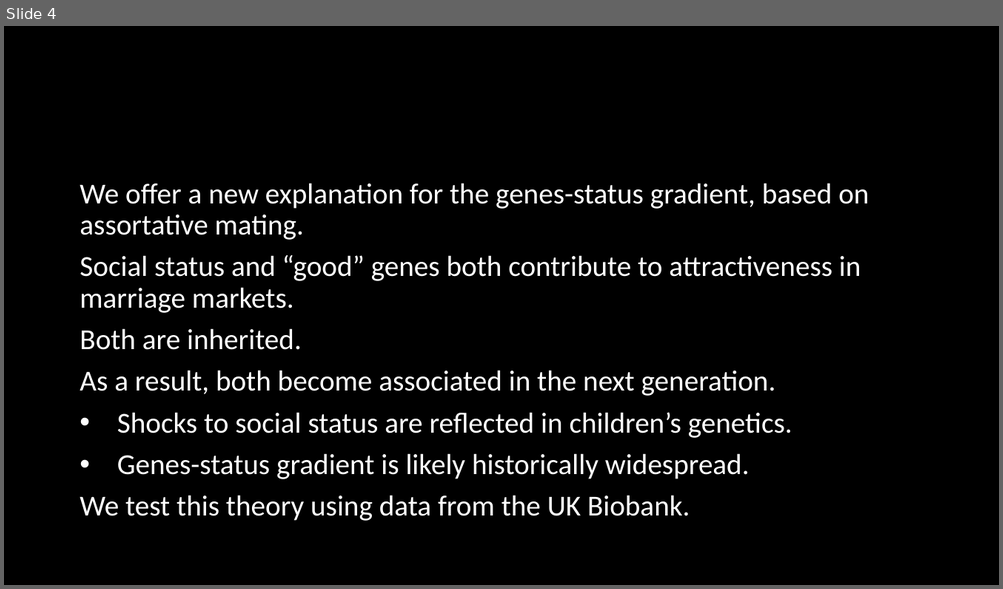
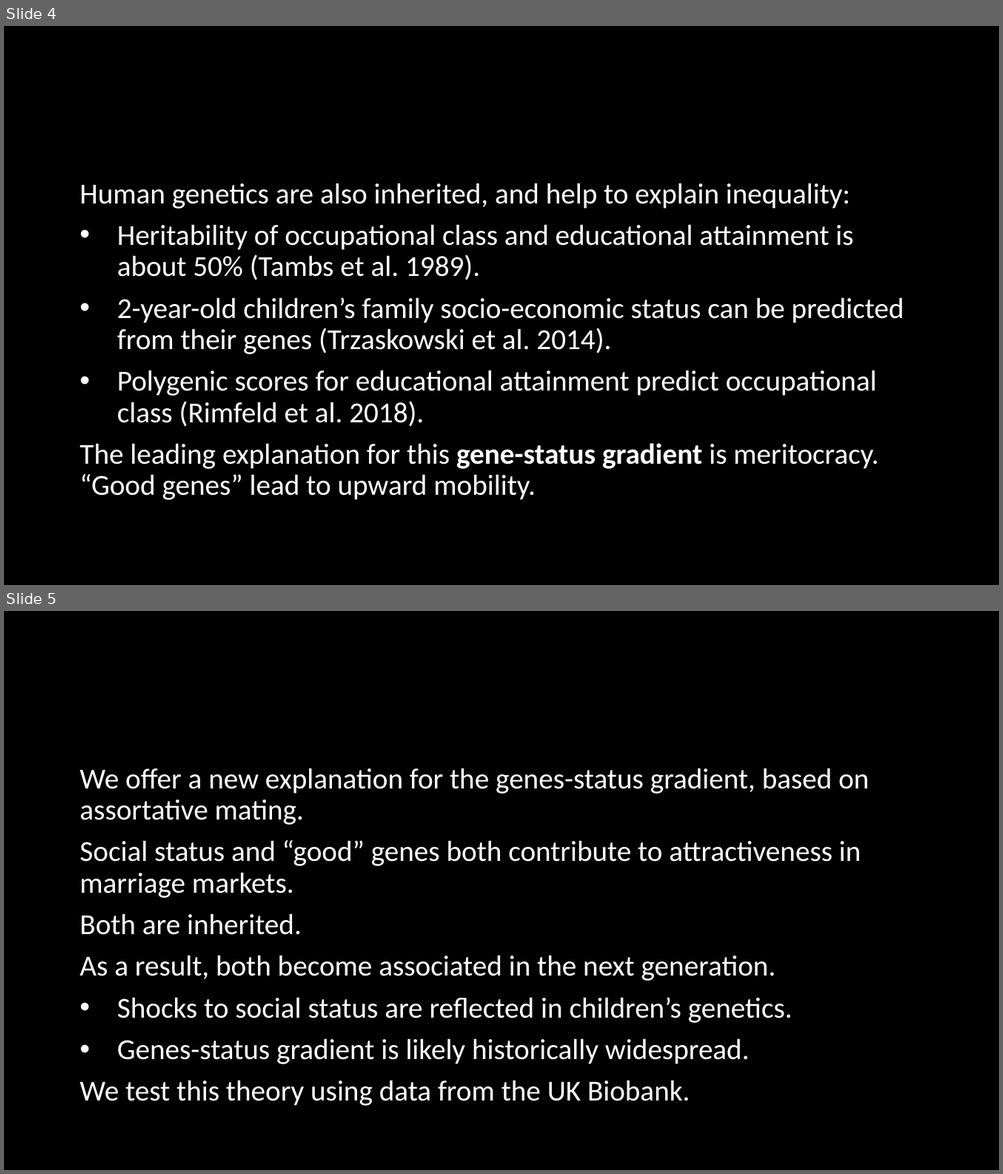
Before and after one commit to hughjonesd/trading-genetics, a slide deck: UEA presentation.pptx. Shown one above the other, each under a label of ours: slide 4 before the commit, slides 4 and 5 after it. The pictures are 1003x589 and 1003x1174 pixels, drawn with LibreOffice and Linux fonts; fonts in the diff are those of the drawing. Boxes give left, top, right and bottom in pixels: in the first picture for what was removed or moved away, otherwise in the second. Text is boxed around its words. In the diff, an @@ line names an element or a change of style, - is before the commit and + after.

```diff
--- a/UEA presentation.pptx
+++ b/UEA presentation.pptx
@@ slide 4 added at (x1=4, y1=26, x2=999, y2=585), background #000000 @@
@@ text added at (x1=79, y1=183, x2=904, y2=500), 28 pt, text #FFFFFF @@
+Human genetics are also inherited, and help to explain inequality:
+• Heritability of occupational class and educational attainment is about 50% (Tambs et al. 1989).
+• 2-year-old children’s family socio-economic status can be predicted from their genes (Trzaskowski et al. 2014).
+• Polygenic scores for educational attainment predict occupational class (Rimfeld et al. 2018).
+The leading explanation for this gene-status gradient is meritocracy. “Good genes” lead to upward mobility.
@@ what was slide 4 is now slide 5 @@
```
Also in this commit, not shown: 5 slides changed, 4 other files.
